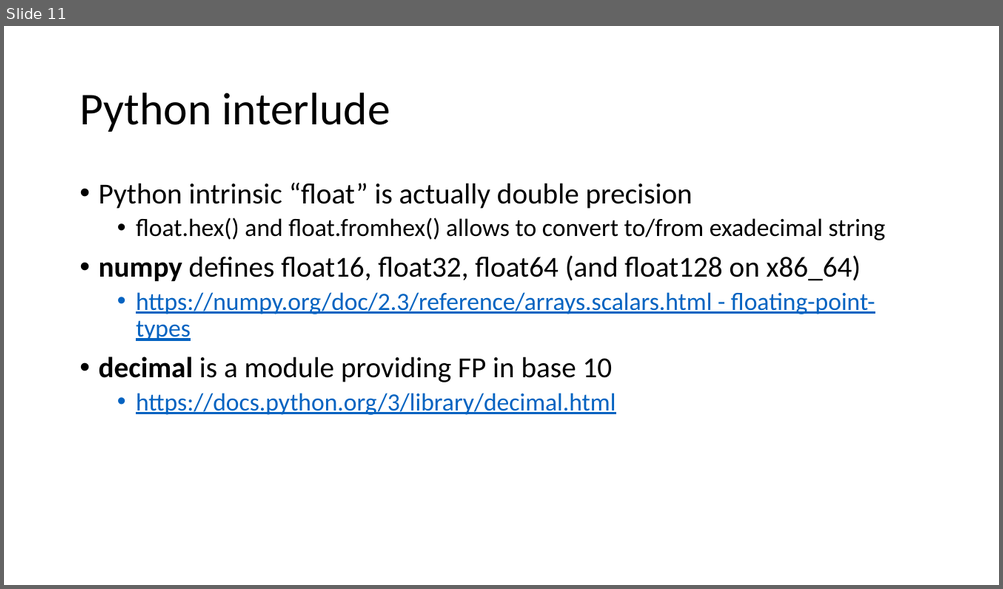
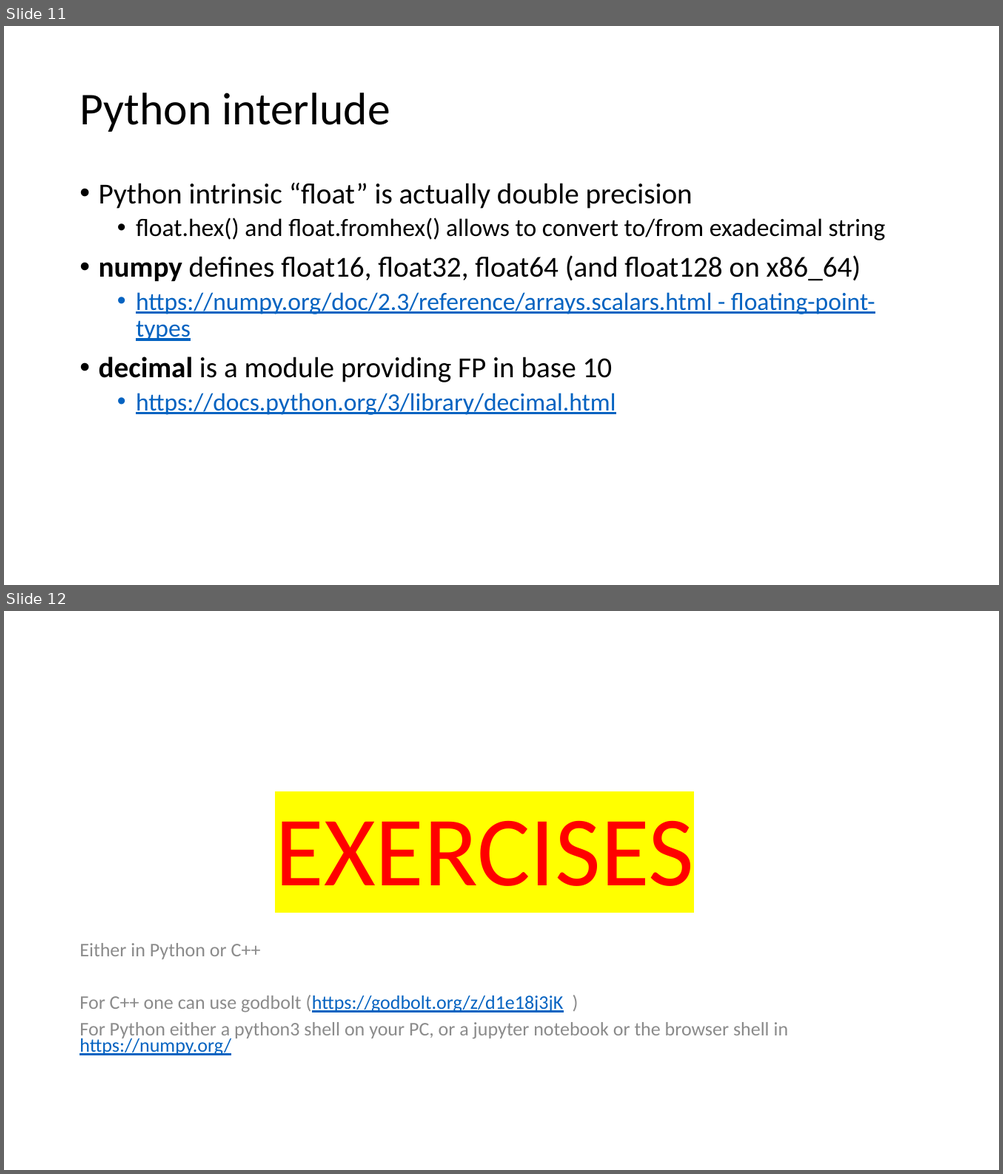
Before and after one commit to VinInn/FPCourse, a slide deck: Slides/FPforScientist.pptx. Shown one above the other, each under a label of ours: slide 11 before the commit, slides 11 and 12 after it. The pictures are 1003x589 and 1003x1174 pixels, drawn with LibreOffice and Linux fonts; fonts in the diff are those of the drawing. Boxes give left, top, right and bottom in pixels: in the first picture for what was removed or moved away, otherwise in the second. Text is boxed around its words. In the diff, an @@ line names an element or a change of style, - is before the commit and + after.

```diff
--- a/Slides/FPforScientist.pptx
+++ b/Slides/FPforScientist.pptx
@@ slide 12 added at (4, 611, 999, 1170), background #FFFFFF @@
@@ title added at (275, 820, 694, 886), 96 pt, text #FF0000 @@
+EXERCISES
@@ text added at (79, 943, 788, 1056), 18.6 pt, text #8C8C8C @@
+Either in Python or C++
+For C++ one can use godbolt (https://godbolt.org/z/d1e18j3jK )
+For Python either a python3 shell on your PC, or a jupyter notebook or the browser shell in https://numpy.org/
```
Also in this commit, not shown: 2 other slides added.
